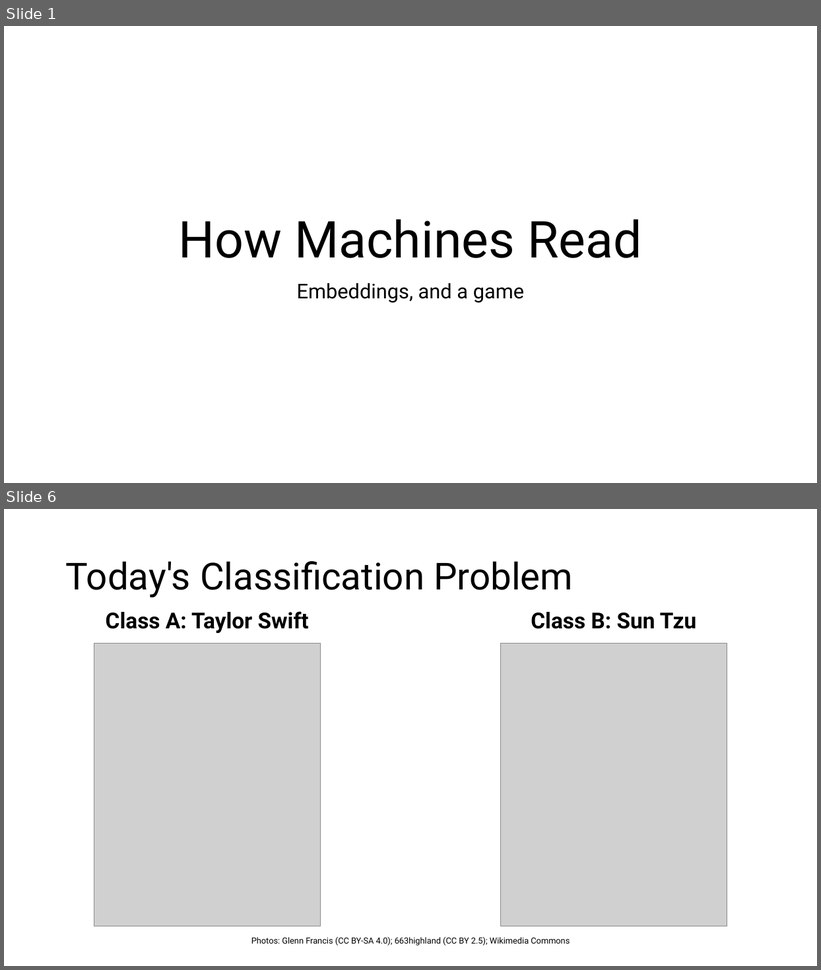
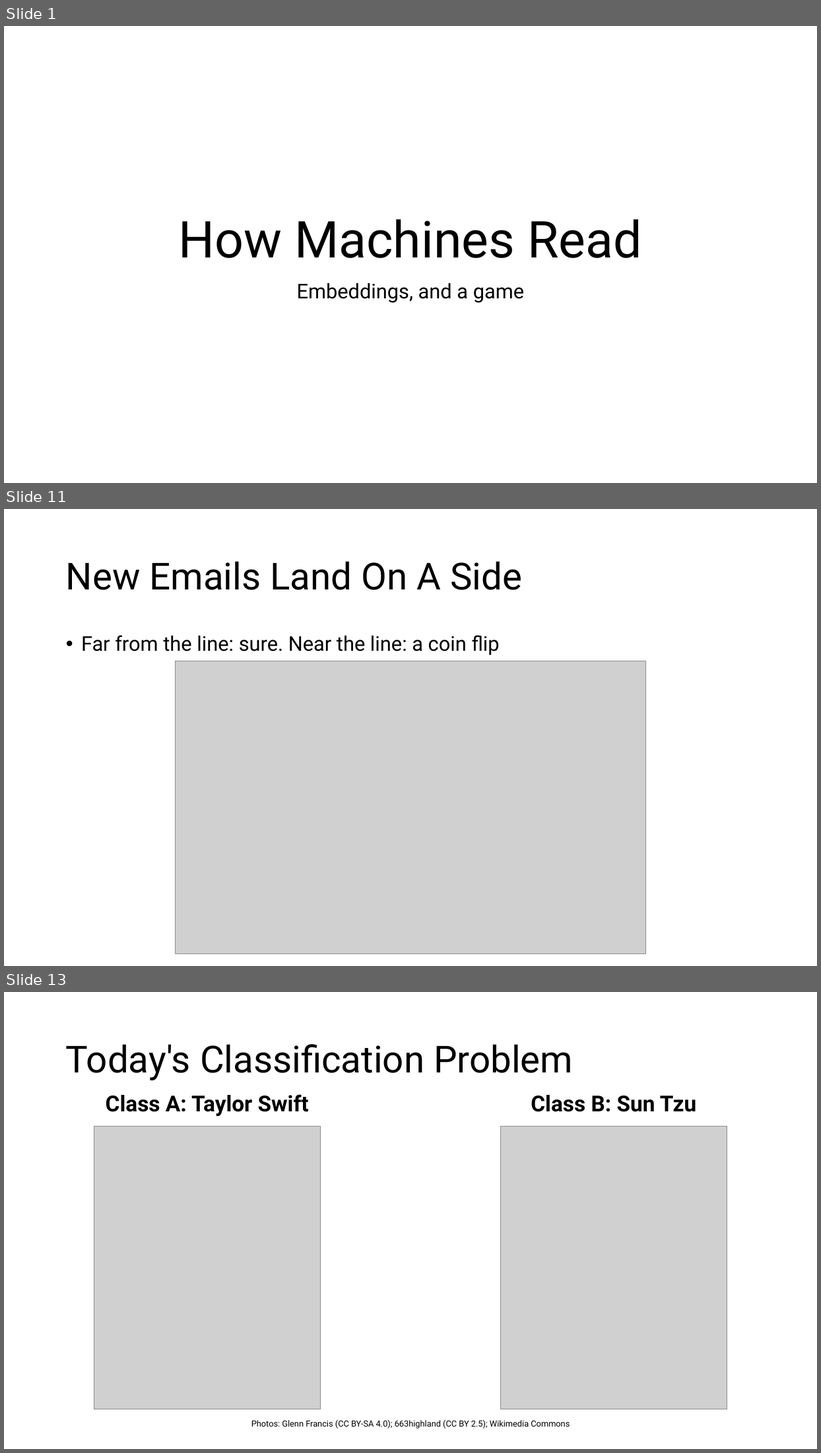
Before and after one commit to IslamTayeb/tzu-vs-taylor, a slide deck: slides/tzu_vs_taylor_lecture.pptx. Shown one above the other, each under a label of ours: slides 1 and 6 before the commit, slides 1, 11 and 13 after it; the slides between them are not shown. The pictures are 821x970 and 821x1453 pixels, drawn with LibreOffice and Linux fonts; fonts in the diff are those of the drawing; grey boxes stand for pictures. Boxes give left, top, right and bottom in pixels: in the first picture for what was removed or moved away, otherwise in the second. Text is boxed around its words. In the diff, an @@ line names an element or a change of style, - is before the commit and + after.

```diff
--- a/slides/tzu_vs_taylor_lecture.pptx
+++ b/slides/tzu_vs_taylor_lecture.pptx
@@ slide 11 added at box(4, 509, 817, 966), background #FFFFFF @@
@@ title added at box(66, 561, 522, 590), 44 pt, text #000000 @@
+New Emails Land On A Side
@@ text added at box(81, 635, 500, 656), 24 pt, text #000000 @@
+• Far from the line: sure. Near the line: a coin flip
@@ picture added at box(175, 661, 646, 955) @@
@@ what was slide 6 is now slide 13 @@
```
Also in this commit, not shown: 7 slides changed, 6 other slides added, 27 other files.
